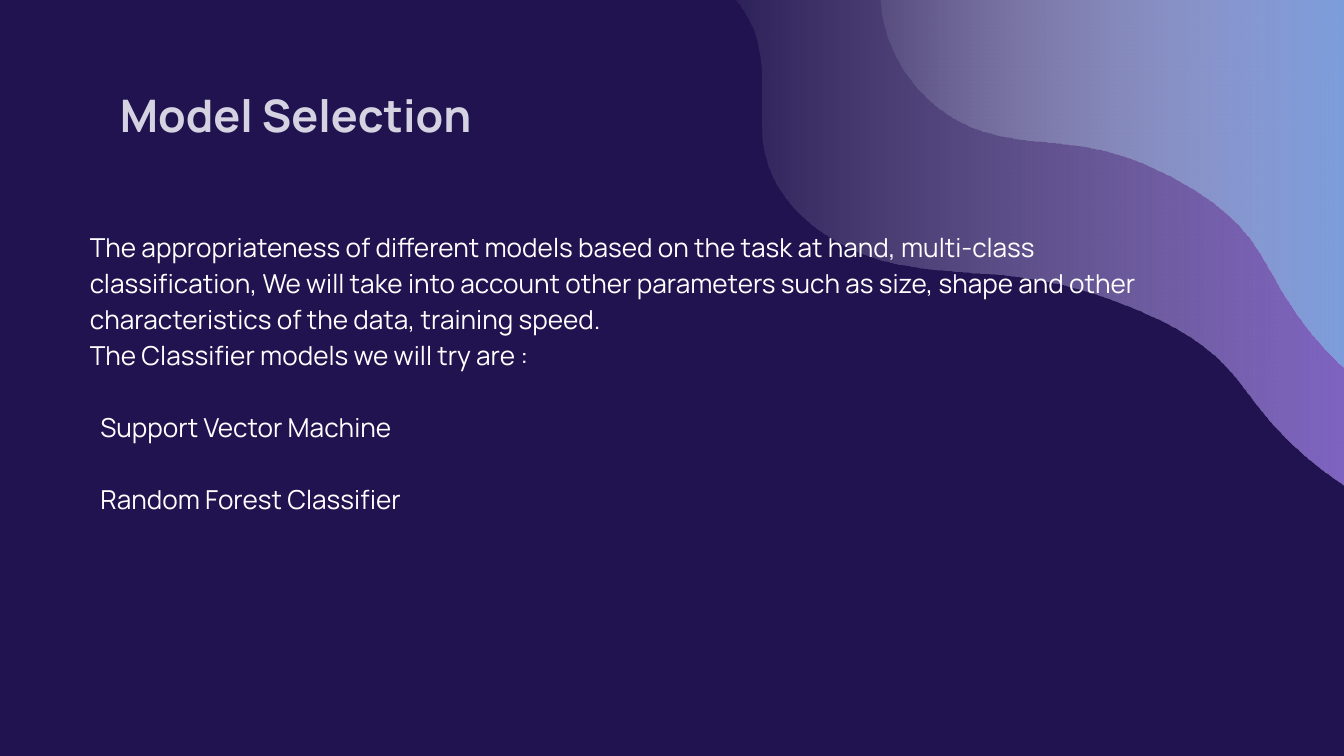
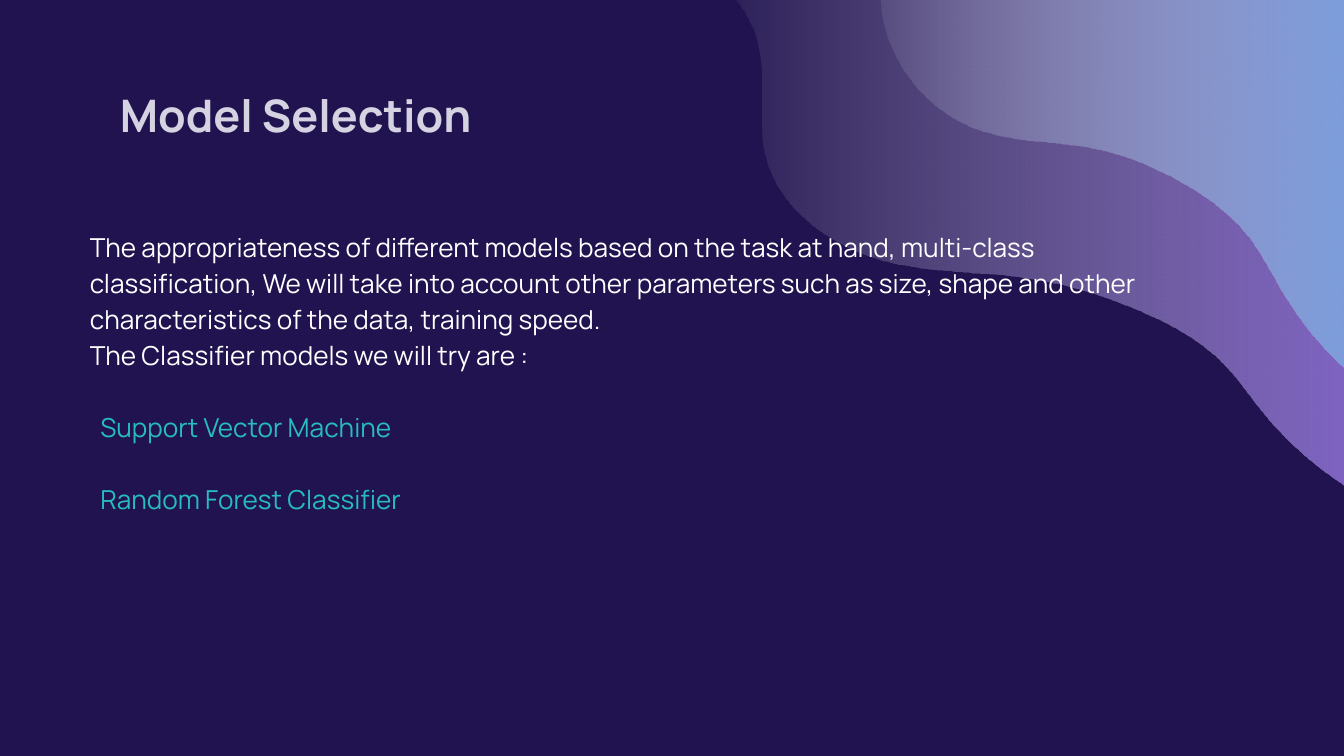
Before and after one commit to VIP509/Finance-Inclusion-1, a slide deck: slide 13 of Pierry Valcin Presentation.pptx (slide 14 before the commit). Drawn at 1344x756 pixels with LibreOffice and Linux fonts; fonts in the diff are those of the drawing. Boxes give left, top, right and bottom in pixels: in the first picture for what was removed or moved away, otherwise in the second. Text is boxed around its words. In the diff, an @@ line names an element or a change of style, - is before the commit and + after.

```diff
--- a/Pierry Valcin Presentation.pptx
+++ b/Pierry Valcin Presentation.pptx
@@ subtitle at [100,418,400,510]: text colour #FFFFFF to #27BDBE in "Support Vector Machine", "Random Forest Classifier" @@
```
Also in this commit, not shown: 7 other slides changed, 2 other files.
